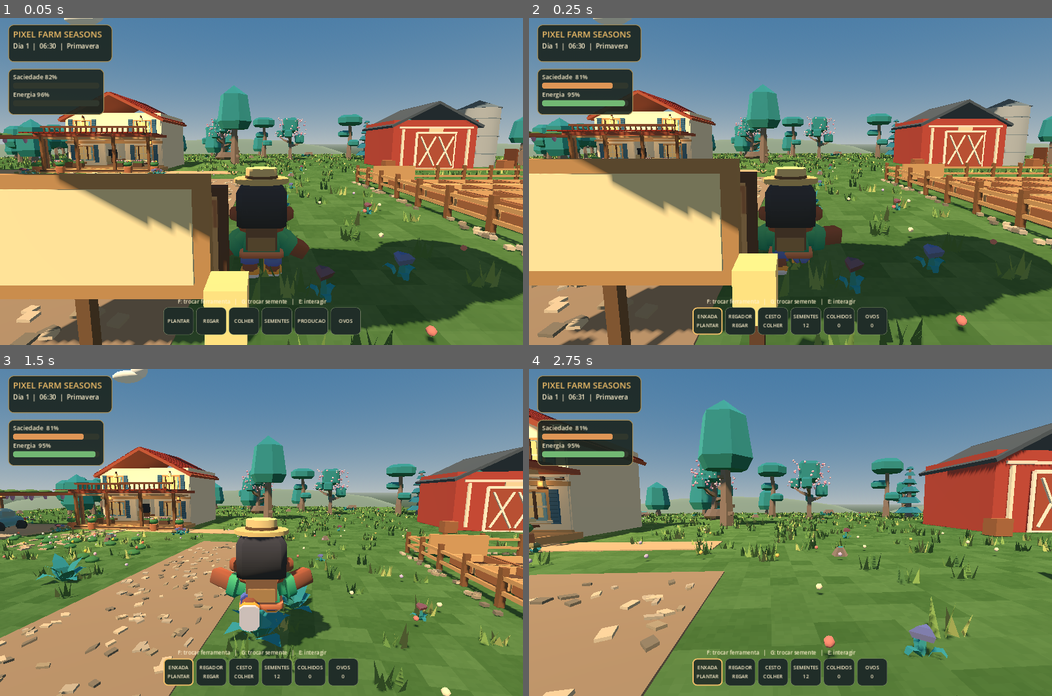
Above: before the commit, frames 1-4 (two rows, left to right).
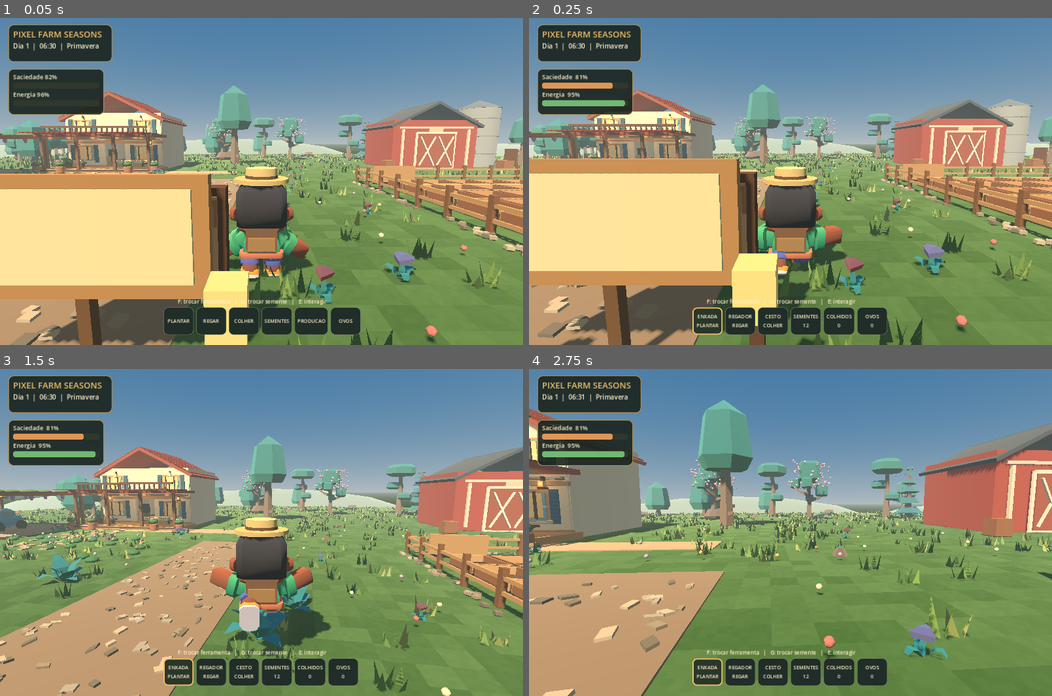
Above: after the commit, the same moments.

Repository: juniordev830/pixel-farm-seasons
Game: Godot game, scene res://scenes/farm_world.tscn
Two runs of this game, one before a commit and one after it. Both use one fixed random seed, a clock stepped at 60 frames per second and the inputs below.
Inputs (mouse positions are in pixels of both pictures, inside the frame that each line leads up to):
- Up to frame 1 (0.05 s): no input
- Up to frame 2 (0.25 s): no input
- Up to frame 3 (1.5 s): tap Enter (ui_accept) at 0.5 s; move the mouse to (287, 532) at 0.52 s; hold Ctrl (crouch) 0.53-1.28 s; hold W (move_forward) from 0.53 s (still down); tap Space (jump) at 0.77 s; move the mouse to (235, 532) at 1.27 s; tap Shift (sprint) at 1.35 s
- Up to frame 4 (2.75 s): keep holding W (move_forward); tap Space (jump) at 1.52 s; move the mouse to (800, 525) at 2.02 s; hold V (toggle_camera) from 2.03 s (still down)

The runs differ from the first frame. In frame 1, 33% of the frame differs, in the area x 0-100%, y 0-96%; in frame 2, 31%; in frame 3, 25%; in frame 4, 20%.

Commit message:
feat(atmosphere): remove cartoon oval clouds and add subtle distant haze to landscape

Diff:
--- a/godot/scripts/farm_world.gd
+++ b/godot/scripts/farm_world.gd
@@ -27,7 +27,8 @@
     _pond()
     _vehicle()
     _trees()
-    _sky_details()
+    # The old flat oval cloud meshes made the sky look artificial.
+    # The procedural sky provides the backdrop without floating ellipsoids.
 
 
 func _material(color: Color, metallic: float = 0.0) -> StandardMaterial3D:
@@ -126,6 +127,10 @@
     env.ambient_light_source = Environment.AMBIENT_SOURCE_COLOR
     env.ambient_light_color = Color("#e7ebdb")
     env.ambient_light_energy = 0.82
+    env.fog_enabled = true
+    env.fog_light_color = Color("#cad7cf")
+    env.fog_density = 0.004
+    env.fog_sky_affect = 0.20
     world_environment.environment = env
     add_child(world_environment)
 
